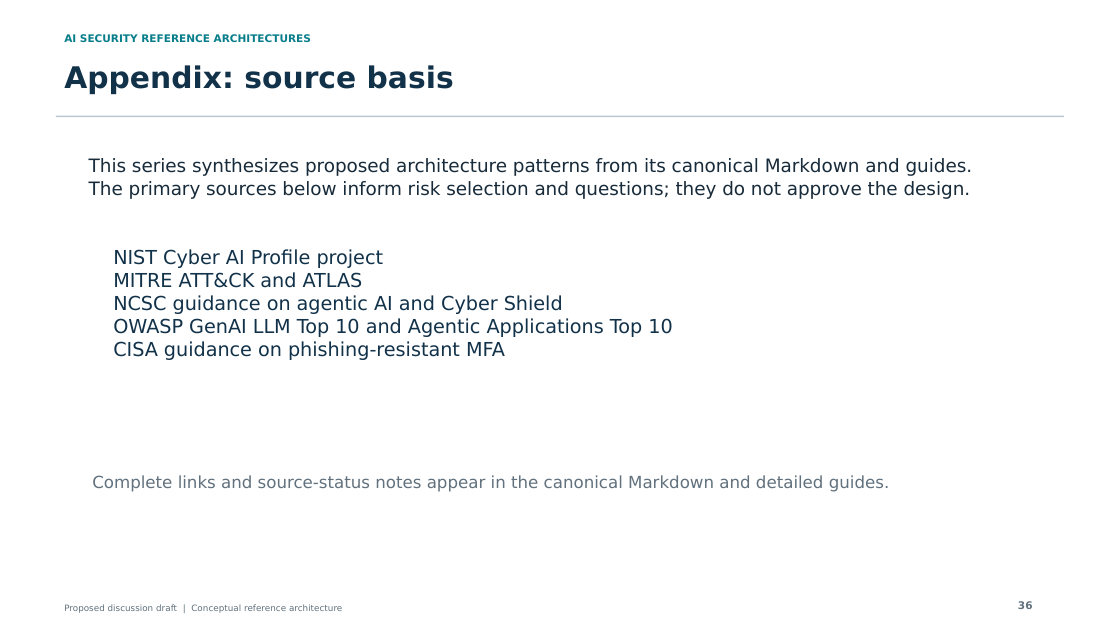
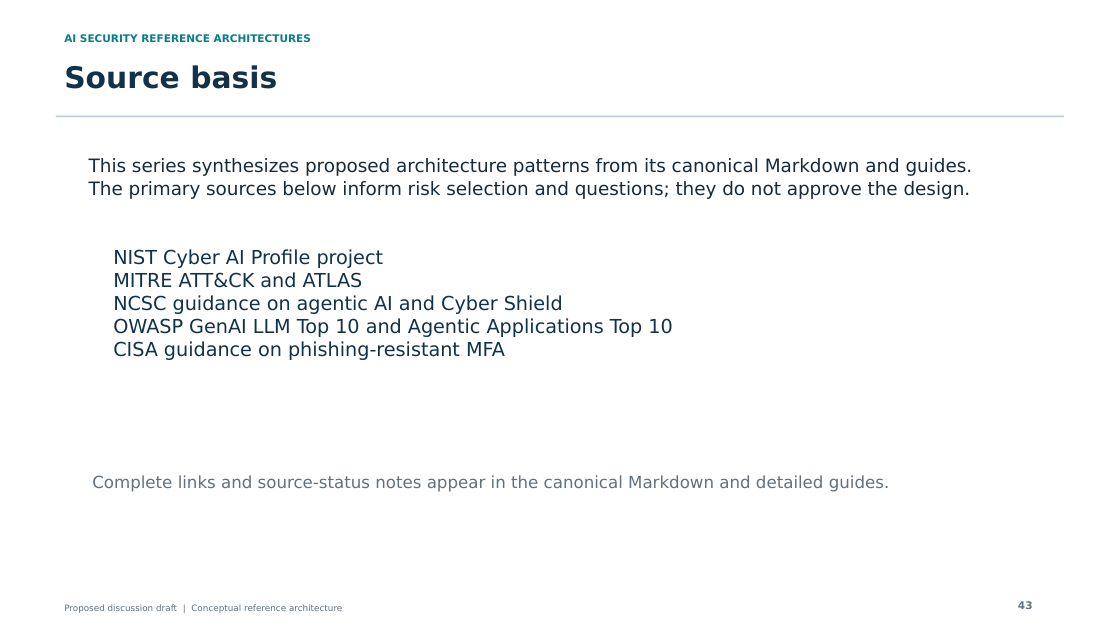
Before and after one commit to jessepike/ai-security-reference-architectures, a slide deck: slide 43 of public/downloads/ai-security-reference-architectures.pptx (slide 36 before the commit). Drawn at 1120x630 pixels with LibreOffice and Linux fonts; fonts in the diff are those of the drawing. Boxes give left, top, right and bottom in pixels: in the first picture for what was removed or moved away, otherwise in the second. Text is boxed around its words. In the diff, an @@ line names an element or a change of style, - is before the commit and + after.

```diff
--- a/public/downloads/ai-security-reference-architectures.pptx
+++ b/public/downloads/ai-security-reference-architectures.pptx
@@ text at (64,65,277,89): text changed @@
-Appendix: source basis
+Source basis
@@ text at (1018,601,1033,609): text changed @@
-36
+43
```
Also in this commit, not shown: 35 other slides changed, 7 slides added, 46 other files.
